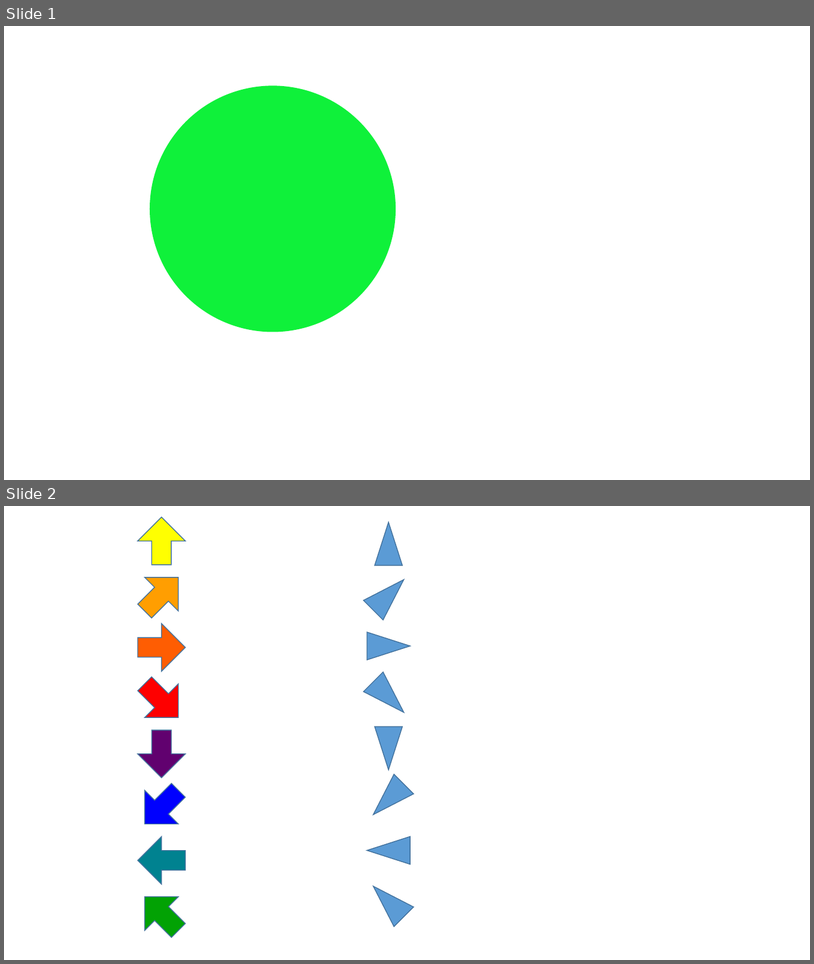
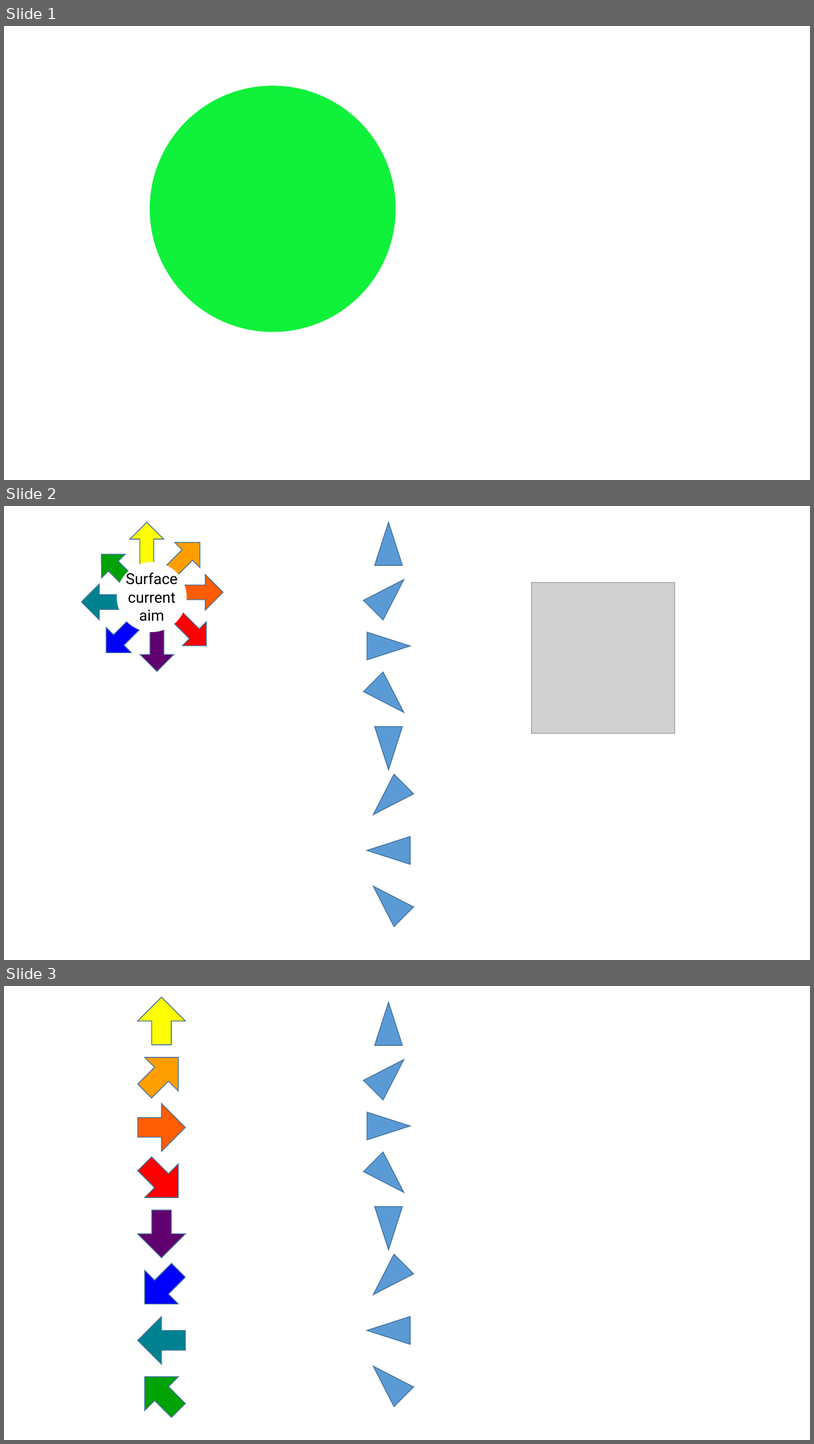
Before and after one commit to jlefur/MelaneSim_2024, a slide deck: icons/20240723-iconesPNMC.pptx. Shown one above the other, each under a label of ours: slides 1 and 2 before the commit, slides 1, 2 and 3 after it. The pictures are 814x964 and 814x1444 pixels, drawn with LibreOffice and Linux fonts; fonts in the diff are those of the drawing; grey boxes stand for pictures. Boxes give left, top, right and bottom in pixels: in the first picture for what was removed or moved away, otherwise in the second. Text is boxed around its words. In the diff, an @@ line names an element or a change of style, - is before the commit and + after.

```diff
--- a/icons/20240723-iconesPNMC.pptx
+++ b/icons/20240723-iconesPNMC.pptx
@@ slide 2 added at (4, 506, 810, 960), background #FFFFFF @@
@@ group added at (81, 522, 224, 671): 8 right arrows @@
@@ triangle added at (375, 522, 402, 565), fill #5B9BD5, outline #43739E 1 pt @@
@@ ellipse added at (117, 562, 188, 633), fill #FFFFFF @@
@@ text added at (126, 570, 177, 621), 18 pt, text #000000 @@
+Surface current aim
@@ triangle added at (364, 570, 414, 619), fill #5B9BD5, outline #43739E 1 pt @@
@@ picture added at (532, 583, 676, 733) @@
@@ triangle added at (367, 632, 410, 660), fill #5B9BD5, outline #43739E 1 pt @@
@@ triangle added at (364, 672, 414, 722), fill #5B9BD5, outline #43739E 1 pt @@
@@ triangle added at (375, 726, 402, 769), fill #5B9BD5, outline #43739E 1 pt @@
@@ triangle added at (364, 774, 414, 824), fill #5B9BD5, outline #43739E 1 pt @@
@@ triangle added at (367, 836, 410, 864), fill #5B9BD5, outline #43739E 1 pt @@
@@ triangle added at (364, 876, 414, 927), fill #5B9BD5, outline #43739E 1 pt @@
@@ what was slide 2 is now slide 3 @@
```
Also in this commit, not shown: 29 other files.
